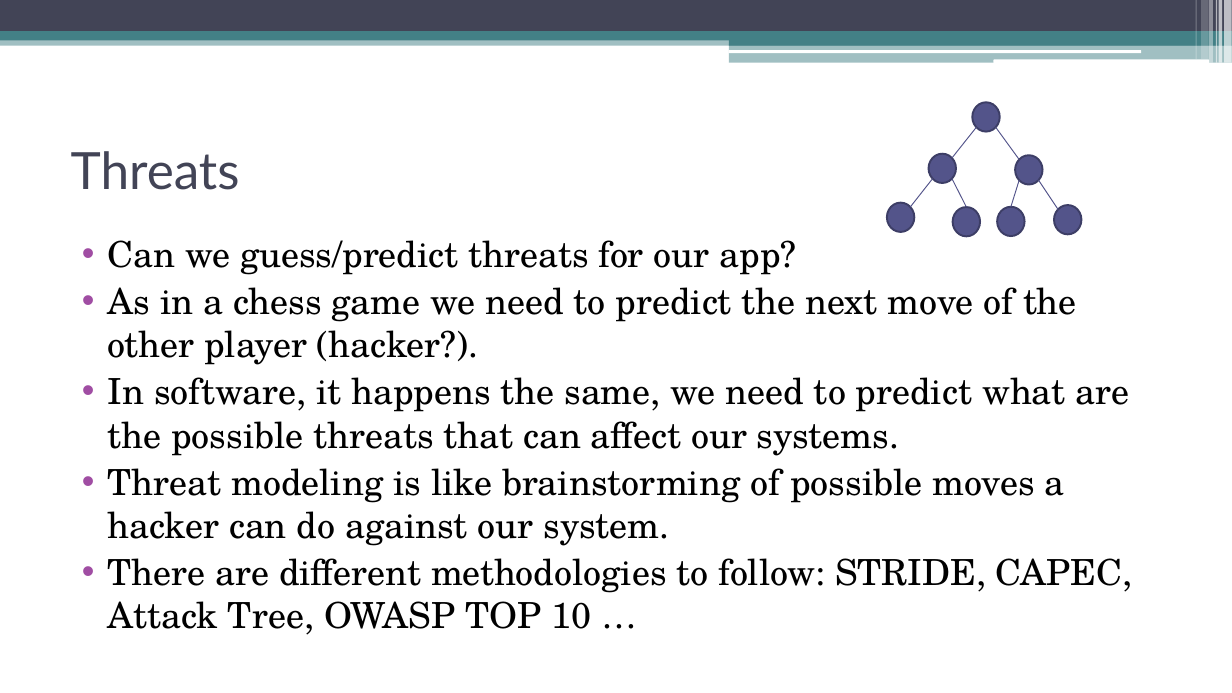
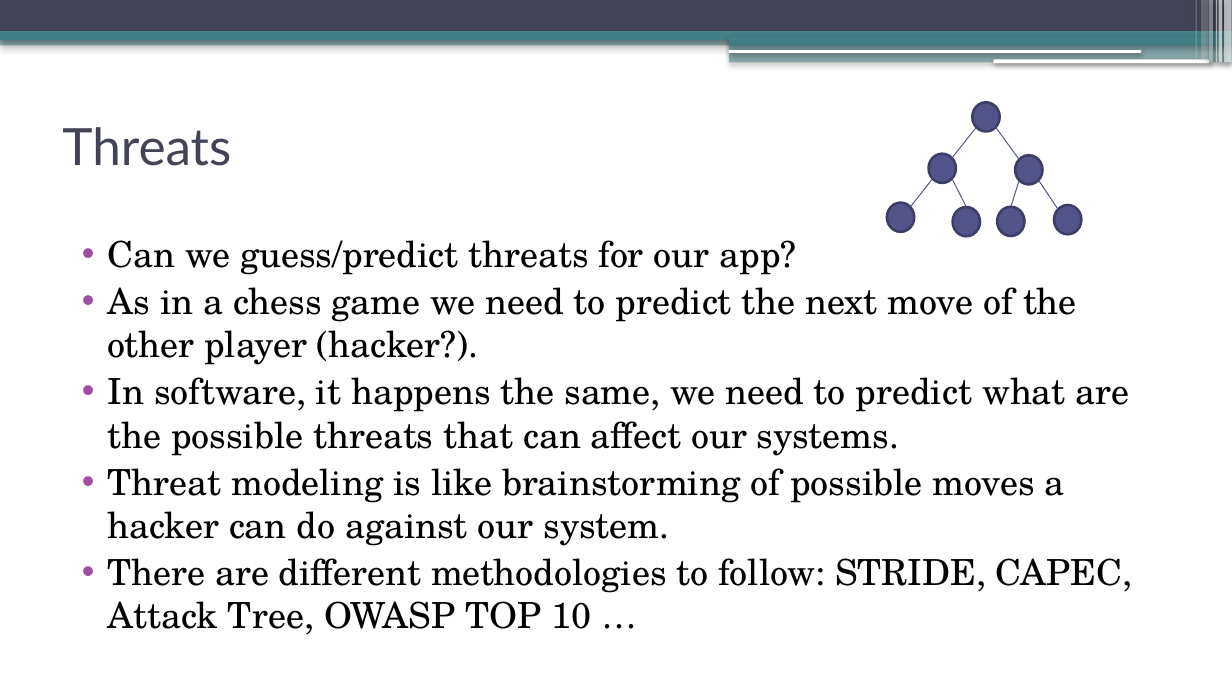
Before and after one commit to sebastianrevuelta/Chess, a slide deck: slide 5 of doc/Check (mate) to the vulnerabilities.pptx. Drawn at 1232x693 pixels with LibreOffice and Linux fonts; fonts in the diff are those of the drawing. Boxes give left, top, right and bottom in pixels: in the first picture for what was removed or moved away, otherwise in the second. Text is boxed around its words. In the diff, an @@ line names an element or a change of style, - is before the commit and + after.

```diff
--- a/doc/Check (mate) to the vulnerabilities.pptx
+++ b/doc/Check (mate) to the vulnerabilities.pptx
@@ shadow on in 13 elements at (0,37,1232,45), (0,0,1232,31), (0,31,1232,41), (729,36,1232,45), (729,44,1232,63), (728,50,1141,53), (994,59,1209,63), (1225,0,1232,63), (1219,0,1223,63), (1216,0,1217,63), (1210,0,1214,63), (1202,0,1209,59), (1196,0,1197,59) @@
@@ text "Threats": place and size @@
-text "Threats" at (71,151,240,190)
+text "Threats" at (62,127,231,166)
```
Also in this commit, not shown: 22 other slides changed, 12 slides added, 9 slides removed.
